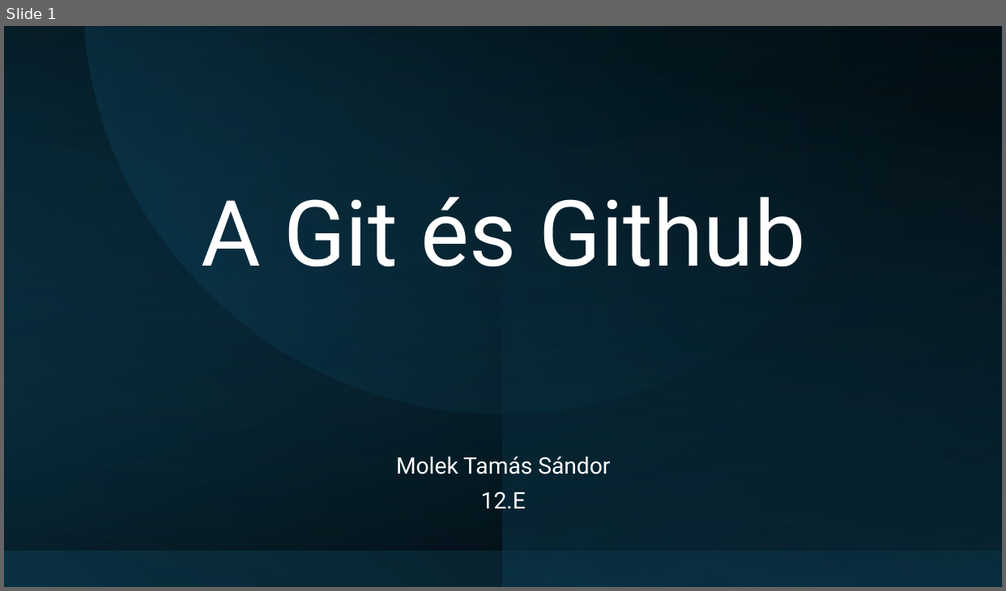
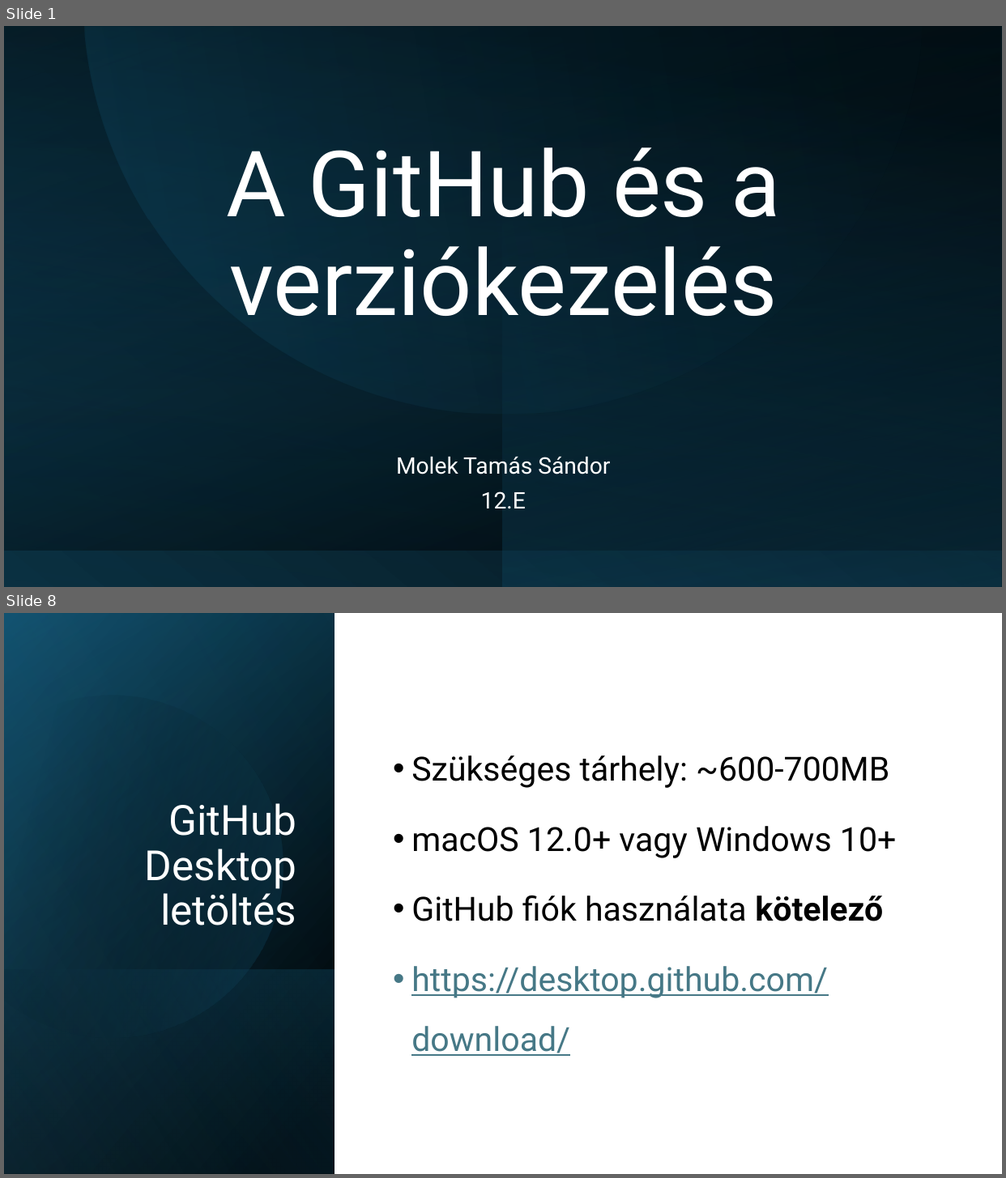
Before and after one commit to Maho-Yoshino/School_Notes, a slide deck: 2025-2026/IKT/github/Github.pptx. Shown one above the other, each under a label of ours: slide 1 before the commit, slides 1 and 8 after it; the slides between them are not shown. The pictures are 1006x591 and 1006x1178 pixels, drawn with LibreOffice and Linux fonts; fonts in the diff are those of the drawing. Boxes give left, top, right and bottom in pixels: in the first picture for what was removed or moved away, otherwise in the second. Text is boxed around its words. In the diff, an @@ line names an element or a change of style, - is before the commit and + after.

```diff
--- a/2025-2026/IKT/github/Github.pptx
+++ b/2025-2026/IKT/github/Github.pptx
@@ slide 8 added at box(4, 613, 1002, 1174), background #FFFFFF @@
@@ rectangle added at box(4, 613, 1002, 1174), fill #FFFFFF @@
@@ rectangle added at box(4, 613, 335, 1174), fill gradient #000000 to #104862 @@
@@ rectangle added at box(4, 614, 335, 1174), fill gradient #000000 to #156082 @@
@@ rectangle added at box(4, 613, 335, 1174), fill gradient #000000 to #46B1E1 @@
@@ freeform shape added at box(4, 655, 324, 1072), fill gradient #000000 to #156082 @@
@@ text added at box(411, 756, 896, 1056), 32 pt, text #000000 @@
+• Szükséges tárhely: ~600-700MB
+• macOS 12.0+ vagy Windows 10+
+• GitHub fiók használata kötelező
+• https://desktop.github.com/download/
@@ title added at box(145, 803, 297, 926), 40 pt, text #FFFFFF @@
+GitHub Desktop letöltés
@@ rectangle added at box(4, 969, 335, 1174), fill gradient #156082 to #000000 @@
@@ slide 1 changed as well @@
@@ title at box(226, 148, 780, 316): text changed @@
-A Git és Github
+A GitHub és a verziókezelés
```
Also in this commit, not shown: 1 other slide changed, 9 other slides added, 2 slides removed, 5 other files.
